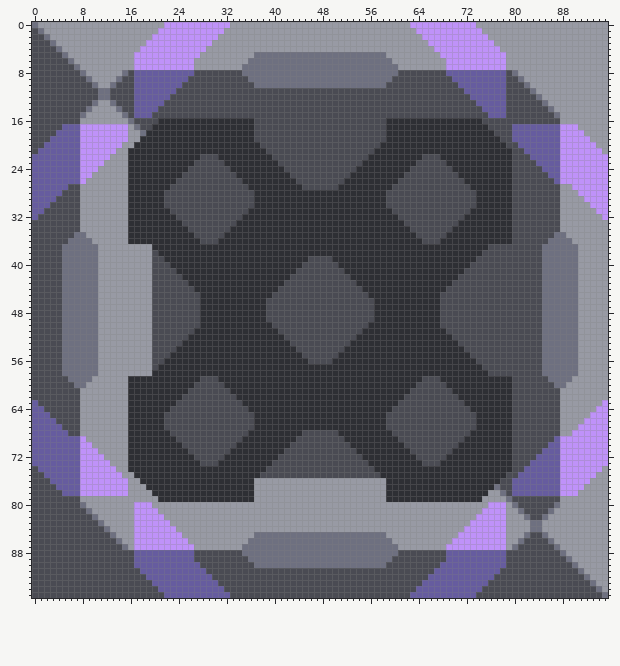
File history of a sprite sheet, core/assets-raw/sprites/blocks/units/ship-fabricator.png. This is how it looked before the edit.
The file is 96x96 pixels.
The same view after the edit:
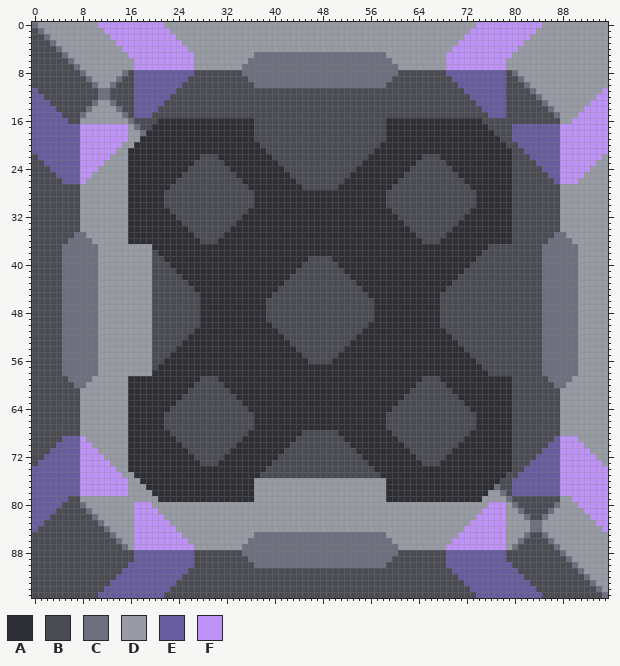
Palette (. is transparent): A #2e2f34  B #4a4b53  C #6e7080  D #989aa4  E #665c9f  F #bf92f9
Changes in this commit:
Colour E becomes colour B in row 22 at x 0; in row 23 at x 0 to 1; in row 24 at x 0 to 2; in row 25 at x 0 to 3; in row 26 at x 0 to 4; in row 27 at x 0 to 5.
Colour E becomes colour B in row 28 at x 0 to 4; in row 29 at x 0 to 3; in row 30 at x 0 to 2; in row 31 at x 0 to 1; in row 32 at x 0; in row 63 at x 0.
Colour E becomes colour B in row 64 at x 0 to 1; in row 65 at x 0 to 2; in row 66 at x 0 to 3; in row 67 at x 0 to 4; in row 68 at x 0 to 5; in row 69 at x 0 to 4.
Colour E becomes colour B in row 70 at x 0 to 3; in row 71 at x 0 to 2; in row 72 at x 0 to 1; in row 73 at x 0; in row 90 at x 27 and 68; in row 91 at x 26 to 28 and 67 to 69.
Colour E becomes colour B in row 92 at x 25 to 29 and 66 to 70; in row 93 at x 24 to 30 and 65 to 71; in row 94 at x 23 to 31 and 64 to 72; in row 95 at x 22 to 32 and 63 to 73.
Colour F becomes colour D in row 0 at x 22 to 32 and 63 to 73; in row 1 at x 23 to 31 and 64 to 72; in row 2 at x 24 to 30 and 65 to 71; in row 3 at x 25 to 29 and 66 to 70; in row 4 at x 26 to 28 and 67 to 69; in row 5 at x 27 and 68.
Colour F becomes colour D in row 22 at x 95; in row 23 at x 94 to 95; in row 24 at x 93 to 95; in row 25 at x 92 to 95; in row 26 at x 91 to 95; in row 27 at x 90 to 95.
Colour F becomes colour D in row 28 at x 91 to 95; in row 29 at x 92 to 95; in row 30 at x 93 to 95; in row 31 at x 94 to 95; in row 32 at x 95; in row 63 at x 95.
Colour F becomes colour D in row 64 at x 94 to 95; in row 65 at x 93 to 95; in row 66 at x 92 to 95; in row 67 at x 91 to 95; in row 68 at x 90 to 95; in row 69 at x 91 to 95.
Colour F becomes colour D in row 70 at x 92 to 95; in row 71 at x 93 to 95; in row 72 at x 94 to 95; in row 73 at x 95.
Colour B becomes colour E in row 11 at x 0; in row 12 at x 0 to 1; in row 13 at x 0 to 2; in row 14 at x 0 to 3; in row 15 at x 0 to 4; in row 16 at x 0 to 5.
Colour B becomes colour E in row 17 at x 0 to 4; in row 18 at x 0 to 3; in row 19 at x 0 to 2; in row 20 at x 0 to 1; in row 21 at x 0; in row 74 at x 0.
Colour B becomes colour E in row 75 at x 0 to 1; in row 76 at x 0 to 2; in row 77 at x 0 to 3; in row 78 at x 0 to 4; in row 79 at x 0 to 5; in row 80 at x 0 to 4.
Colour B becomes colour E in row 81 at x 0 to 3; in row 82 at x 0 to 2; in row 83 at x 0 to 1; in row 84 at x 0; in row 90 at x 16 and 79; in row 91 at x 15 to 17 and 78 to 80.
Colour B becomes colour E in row 92 at x 14 to 18 and 77 to 81; in row 93 at x 13 to 19 and 76 to 82; in row 94 at x 12 to 20 and 75 to 83; in row 95 at x 11 to 21 and 74 to 84.
Colour D becomes colour F in row 0 at x 11 to 21 and 74 to 84; in row 1 at x 12 to 20 and 75 to 83; in row 2 at x 13 to 19 and 76 to 82; in row 3 at x 14 to 18 and 77 to 81; in row 4 at x 15 to 17 and 78 to 80; in row 5 at x 16 and 79.
Colour D becomes colour F in row 11 at x 95; in row 12 at x 94 to 95; in row 13 at x 93 to 95; in row 14 at x 92 to 95; in row 15 at x 91 to 95; in row 16 at x 90 to 95.
Colour D becomes colour F in row 17 at x 91 to 95; in row 18 at x 92 to 95; in row 19 at x 93 to 95; in row 20 at x 94 to 95; in row 21 at x 95; in row 74 at x 95.
Colour D becomes colour F in row 75 at x 94 to 95; in row 76 at x 93 to 95; in row 77 at x 92 to 95; in row 78 at x 91 to 95; in row 79 at x 90 to 95; in row 80 at x 91 to 95.
Colour D becomes colour F in row 81 at x 92 to 95; in row 82 at x 93 to 95; in row 83 at x 94 to 95; in row 84 at x 95.
Pixel boxes of the changes (left, top, right, bottom) in both pictures:
changed: (98, 22, 230, 58)
changed: (410, 22, 542, 58)
changed: (32, 88, 68, 220)
changed: (572, 88, 608, 220)
changed: (32, 400, 68, 532)
changed: (572, 400, 608, 532)
changed: (98, 562, 230, 598)
changed: (410, 562, 542, 598)
